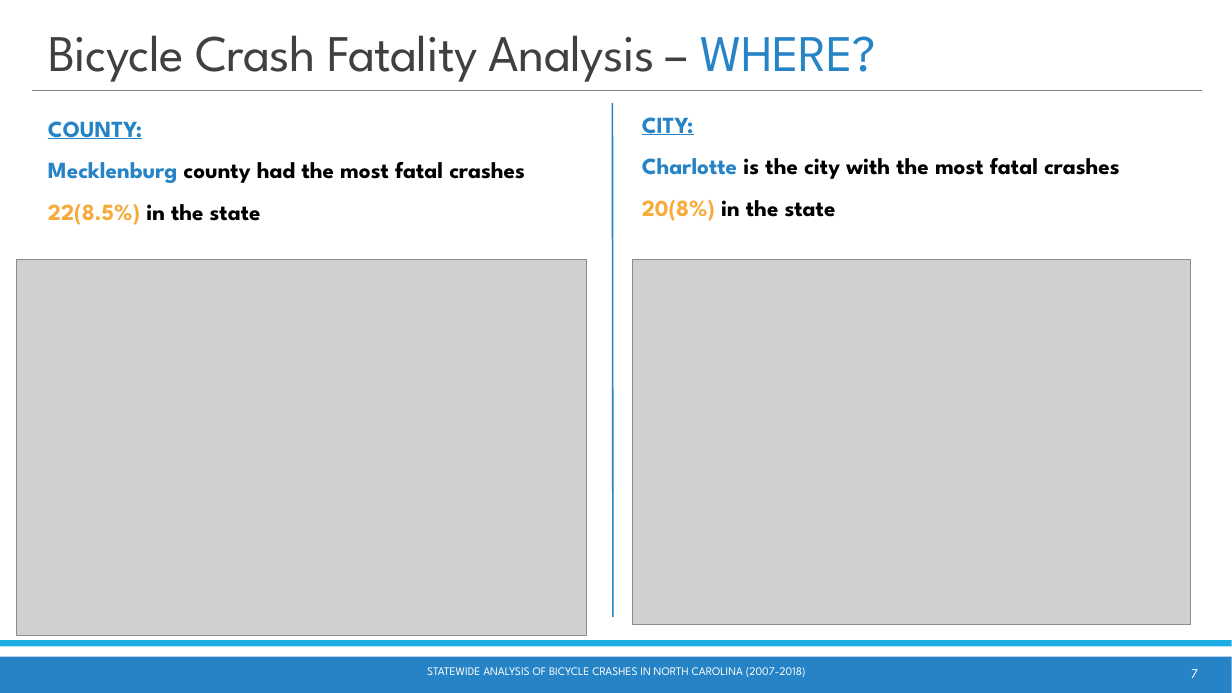
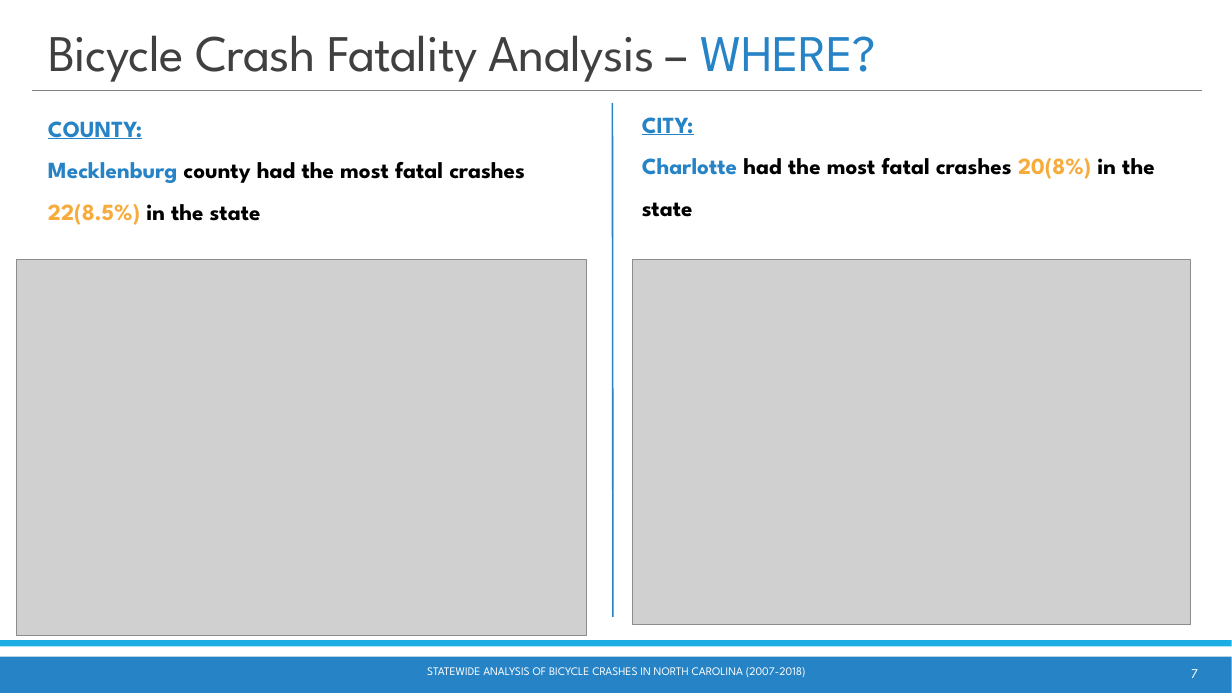
Before and after one commit to waghrayrashi/project-1, a slide deck: slide 7 of Project 1 - Group 2 - Statewide Bicycle Crash Analysis.pptx. Drawn at 1232x693 pixels with LibreOffice and Linux fonts; fonts in the diff are those of the drawing; grey boxes stand for pictures. Boxes give left, top, right and bottom in pixels: in the first picture for what was removed or moved away, otherwise in the second. Text is boxed around its words. In the diff, an @@ line names an element or a change of style, - is before the commit and + after.

```diff
--- a/Project 1 - Group 2 - Statewide Bicycle Crash Analysis.pptx
+++ b/Project 1 - Group 2 - Statewide Bicycle Crash Analysis.pptx
@@ text at (x1=642, y1=158, x2=1155, y2=217): text changed @@
-Charlotte is the city with the most fatal crashes 20(8%) in the state
+Charlotte had the most fatal crashes 20(8%) in the state
```
Also in this commit, not shown: 12 other slides changed.
